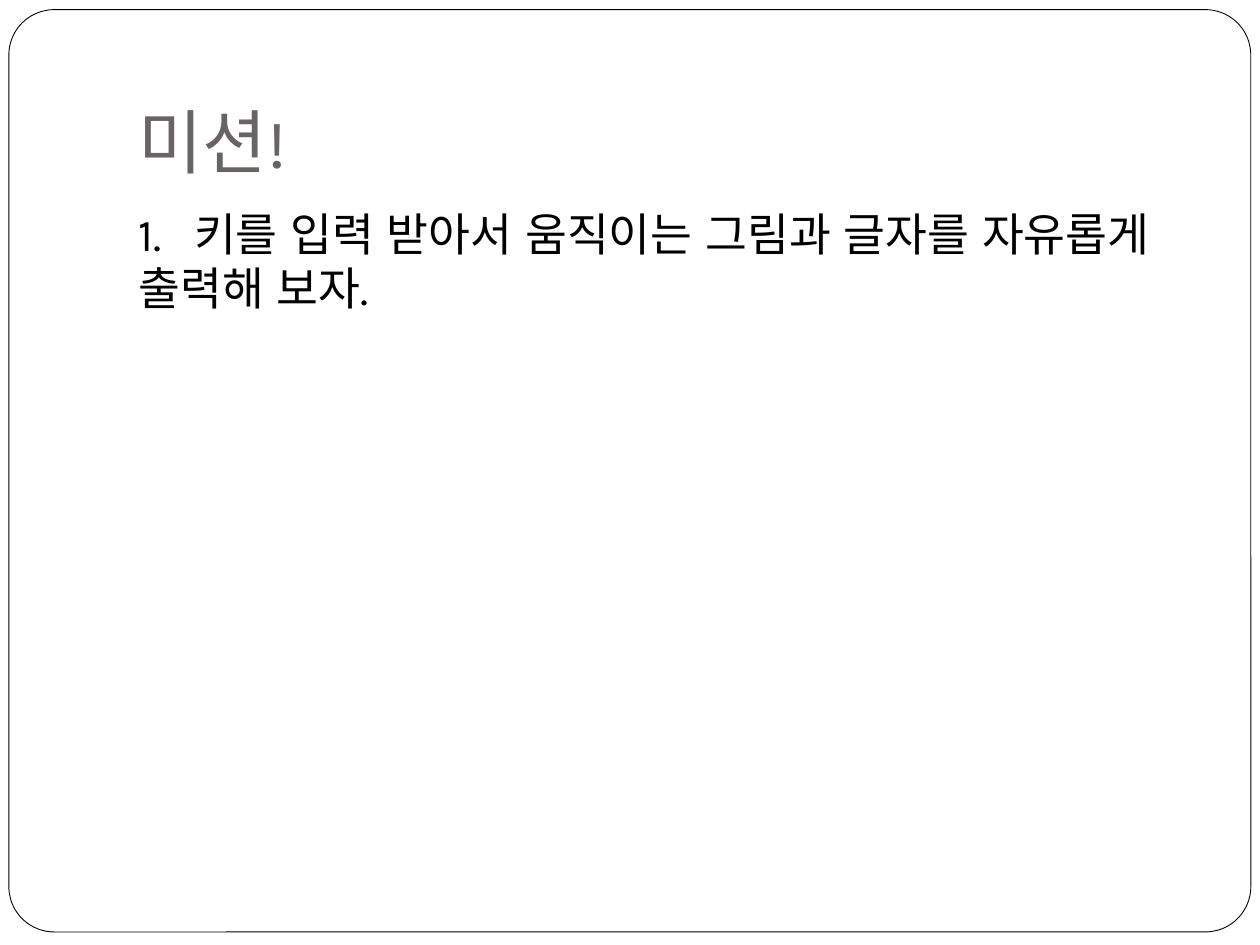
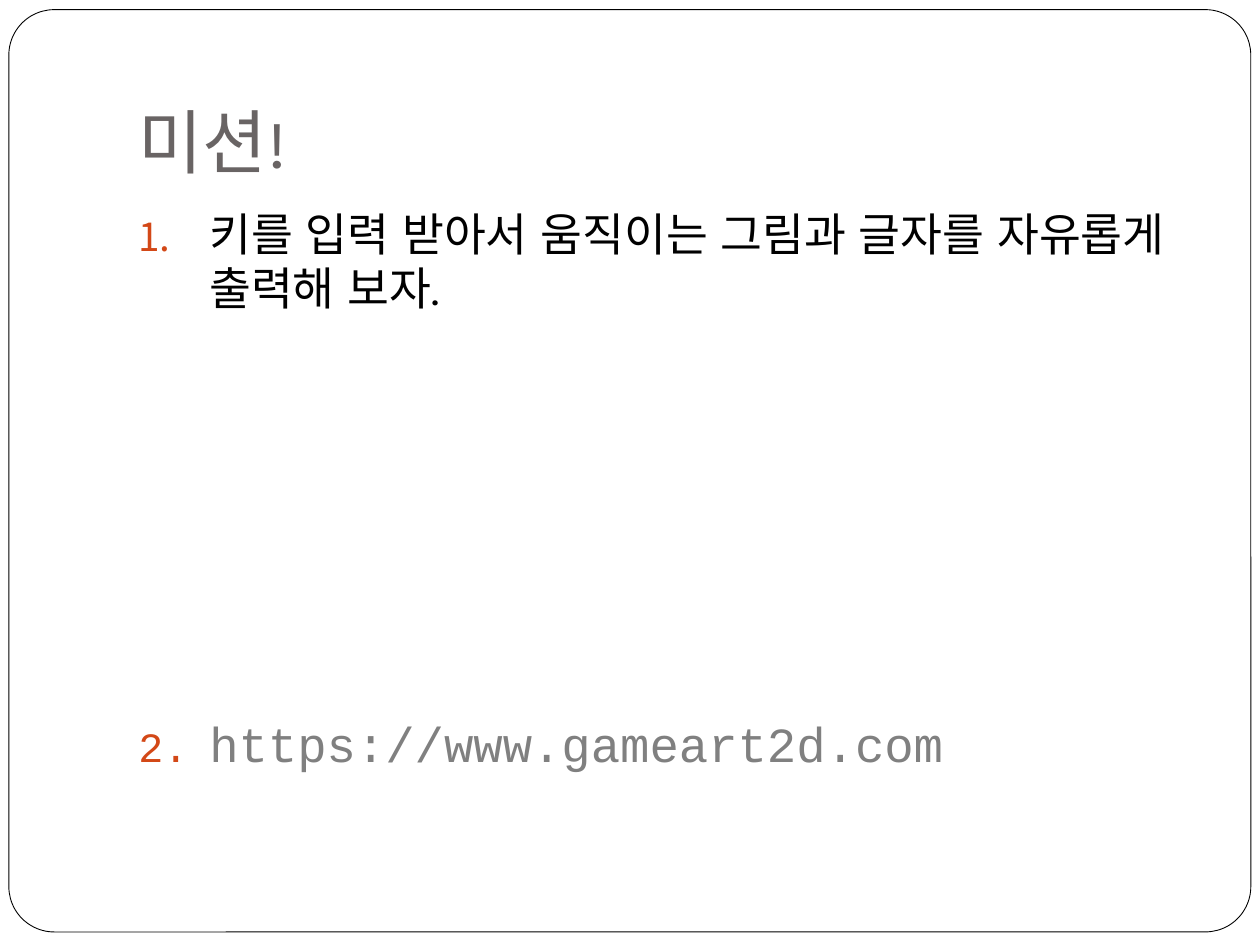
Before and after one commit to freshmea/weizman_python_class, a slide deck: slide 9 of textbook/파이썬2-4교시.pptx. Drawn at 1260x945 pixels with LibreOffice and Linux fonts; fonts in the diff are those of the drawing. Boxes give left, top, right and bottom in pixels: in the first picture for what was removed or moved away, otherwise in the second. Text is boxed around its words. In the diff, an @@ line names an element or a change of style, - is before the commit and + after.

```diff
--- a/textbook/파이썬2-4교시.pptx
+++ b/textbook/파이썬2-4교시.pptx
@@ text at <box>209,213,1164,772</box>: text changed @@
-1. 키를 입력 받아서 움직이는 그림과 글자를 자유롭게 출력해 보자.
+1. 키를 입력 받아서 움직이는 그림과 글자를 자유롭게 출력해 보자.
+2. https://www.gameart2d.com
```
Also in this commit, not shown: 3 other files.
